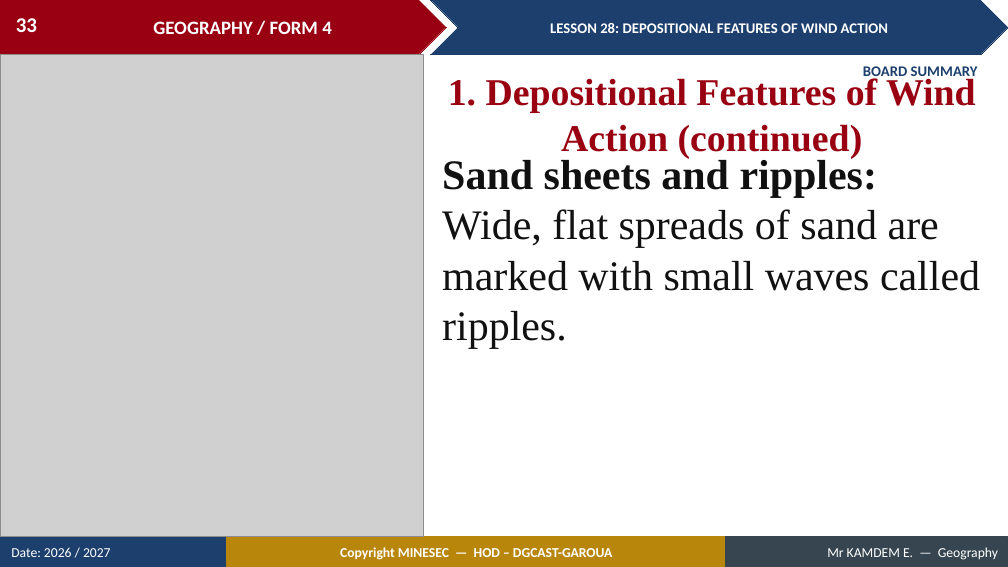
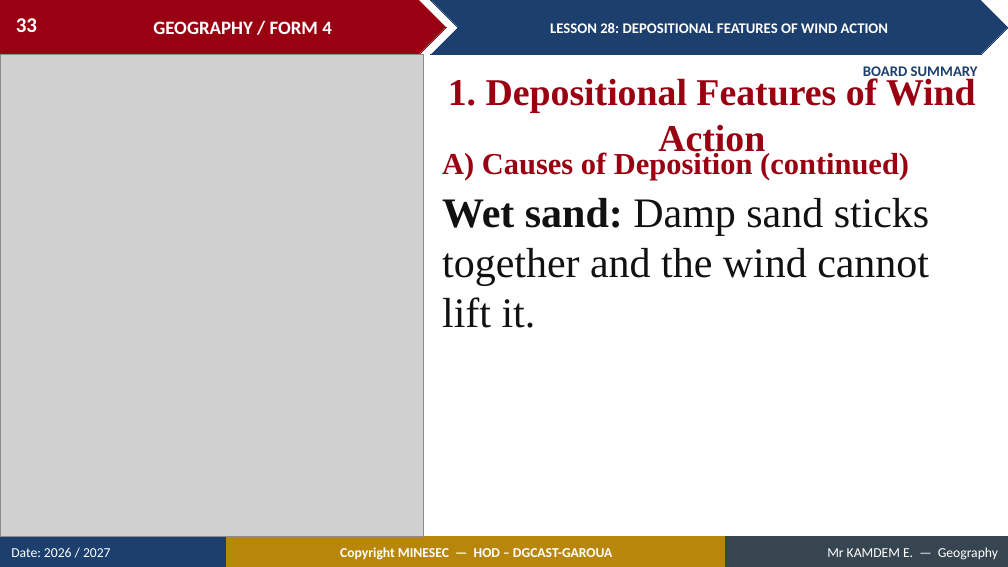
Before and after one commit to Berthautk/linea-github, a slide deck: slide 33 of lecons/F3/32_FORM4_LESSON28_Depositional_Features_Wind.pptx. Drawn at 1008x567 pixels with LibreOffice and Linux fonts; fonts in the diff are those of the drawing; grey boxes stand for pictures. Boxes give left, top, right and bottom in pixels: in the first picture for what was removed or moved away, otherwise in the second. Text is boxed around its words. In the diff, an @@ line names an element or a change of style, - is before the commit and + after.

```diff
--- a/lecons/F3/32_FORM4_LESSON28_Depositional_Features_Wind.pptx
+++ b/lecons/F3/32_FORM4_LESSON28_Depositional_Features_Wind.pptx
@@ text at (448,78,976,158): text changed @@
-1. Depositional Features of Wind Action (continued)
+1. Depositional Features of Wind Action
@@ text added at (442,151,909,181), 29 pt, text #990011, bold @@
+A) Causes of Deposition (continued)
@@ text at (442,198,930,328): text changed @@
-Sand sheets and ripples: Wide, flat spreads of sand are marked with small waves called ripples.
+Wet sand: Damp sand sticks together and the wind cannot lift it.
```
Also in this commit, not shown: 4 other slides changed, 3 other files.
